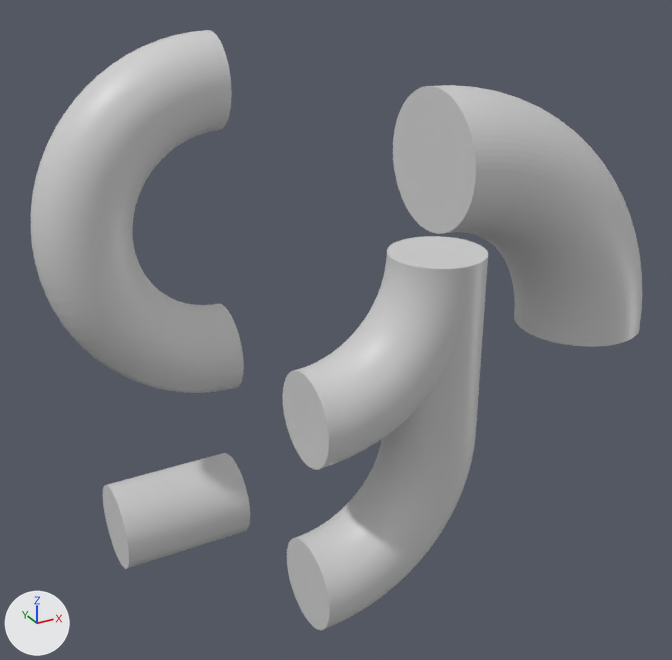
An edit to the COLLADA model assets/models/nine-0.dae, drawn before and after from the same camera.
One viewpoint serves both versions: a 50 mm camera at (-3.62, -7.22, 4.01) aimed at (0.35, 0.0, 0.39). Arrows for +X, +Y and +Z are at lower left; the lights stay in place. Where no turn or scale is listed for an object, it has been applied to the vertices.

Before the edit, the objects in view are built like this:
```python
me_cylinder_000 = bpy.data.meshes.new('Cylinder.000')
me_cylinder_000.from_pydata(...)  # a 72-sided cylinder along x spanning x -0.75..0.75, y -0.5..0.5, z -0.5..0.5
me_cylinder_000.materials.append(mat_material_013)  # light grey #d1d1d1
me_torus_005 = bpy.data.meshes.new('Torus.005')
me_torus_005.from_pydata(...)  # 1368 vertices, 2732 faces; spans x -1.0..1.0, y -1.0..1.0, z -0.5..0.5
me_torus_005.materials.append(mat_material_013)  # light grey #d1d1d1
ob_curve_72_006 = bpy.data.objects.new('Curve_72_006', me_torus_005)
ob_curve_72_006.location = (1.0, -2.0, 2.0)
ob_curve_72_006.rotation_euler = (1.571, 1.571, 0.0)  # degrees (90, 90, 0)
ob_curve_72_007 = bpy.data.objects.new('Curve_72_007', me_torus_005)
ob_curve_72_007.location = (-1.0, 2.0, 2.0)
ob_curve_72_007.rotation_euler = (1.571, 0.0, 0.0)  # degrees (90, 0, 0)
ob_stem_72_001 = bpy.data.objects.new('Stem_72_001', me_cylinder_000)
ob_stem_72_001.location = (-0.75, 2.0, -2.5)
# also in view: 'Joint_72_001' at (1.0, 0.0, 0.0); 'Curve_72_005' at (1.0, 0.0, -2.0); 'Curve_72_004' at (-1.0, 2.0, 0.0)
```
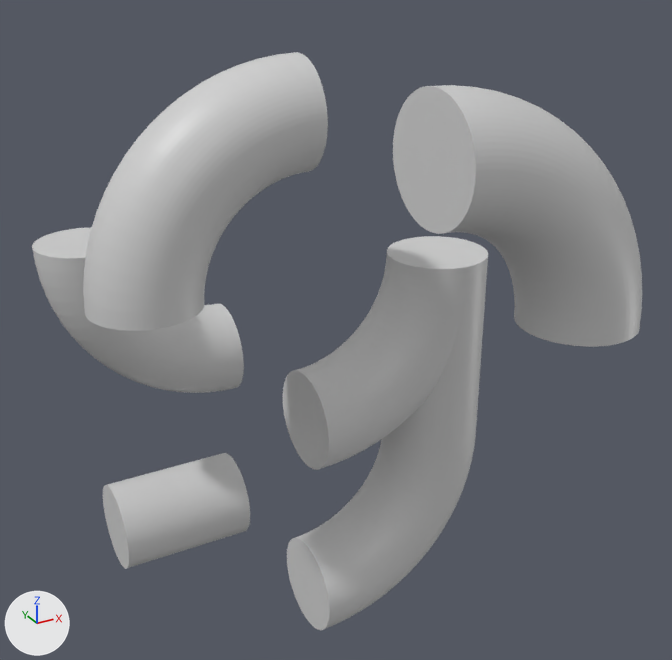
The change, as a diff of the scene's bpy script:
```diff
--- a/assets/models/nine-0.dae.py
+++ b/assets/models/nine-0.dae.py
@@ ob_curve_72_007 @@
 ob_curve_72_007 = bpy.data.objects.new('Curve_72_007', me_torus_005)
-ob_curve_72_007.location = (-1.0, 2.0, 2.0)
+ob_curve_72_007.location = (-1.0, 0.0, 2.0)
 ob_curve_72_007.rotation_euler = (1.571, 0.0, 0.0)  # degrees (90, 0, 0)
```

Boxes (x1, y1, x2, y2) around the edits, measured in the pictures (672 x 660 px):
'Curve_72_007', moved
    before: (31, 30, 232, 258)
    after: (83, 52, 328, 331)
